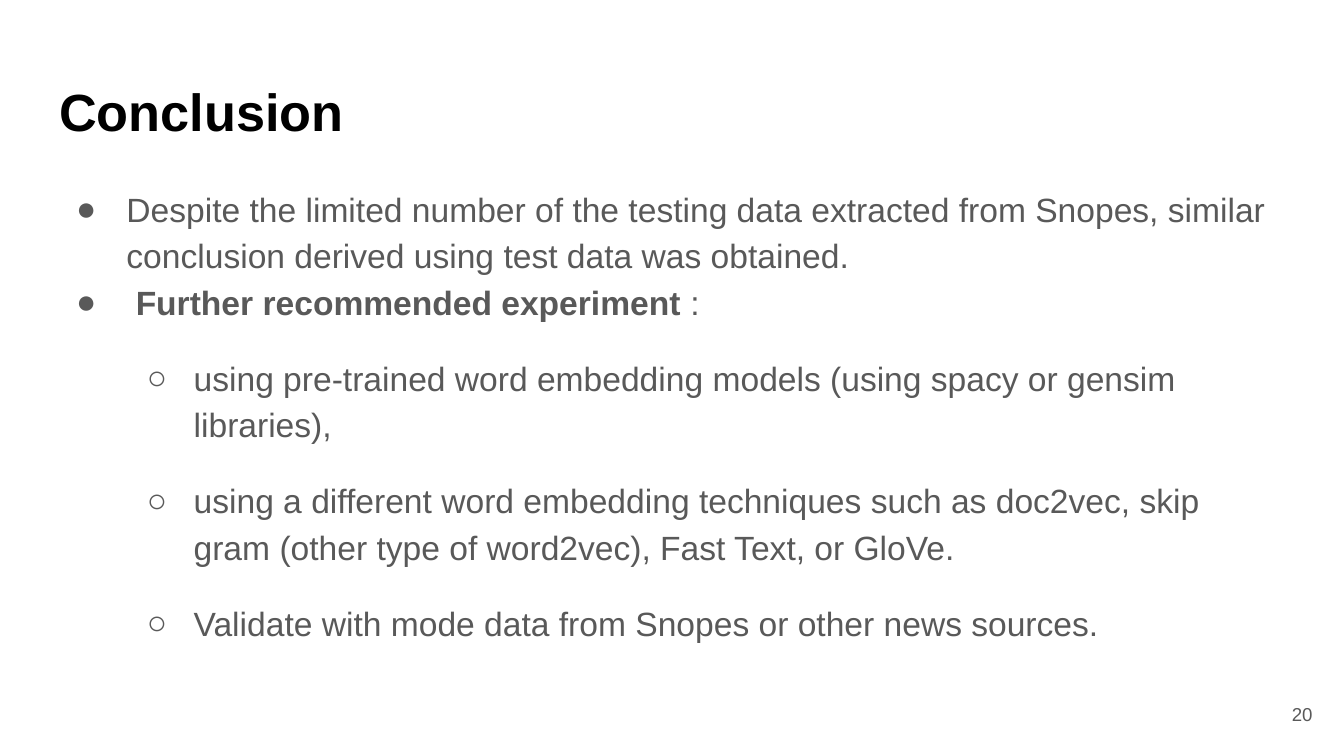
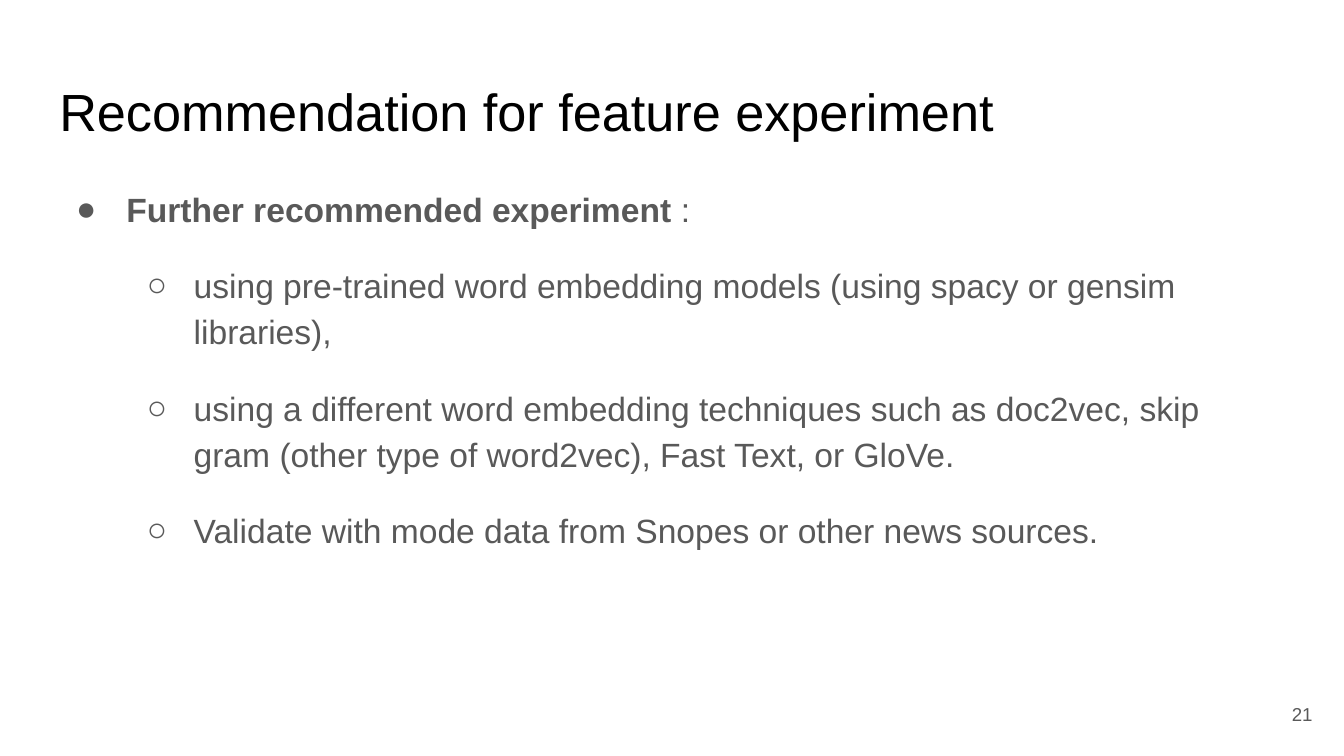
Before and after one commit to mgayalew/SpringBoard, a slide deck: slide 21 of Capstone project_2/Capstone project-2 final presentation.pptx (slide 20 before the commit). Drawn at 1344x756 pixels with LibreOffice and Linux fonts; fonts in the diff are those of the drawing. Boxes give left, top, right and bottom in pixels: in the first picture for what was removed or moved away, otherwise in the second. Text is boxed around its words. In the diff, an @@ line names an element or a change of style, - is before the commit and + after.

```diff
--- a/Capstone project_2/Capstone project-2 final presentation.pptx
+++ b/Capstone project_2/Capstone project-2 final presentation.pptx
@@ title at <box>59,93,993,141</box>: text changed; bold off @@
-Conclusion
+Recommendation for feature experiment
@@ text at <box>126,197,1265,274</box>: paragraph removed @@
-● Despite the limited number of the testing data extracted from Snopes, similar conclusion derived using test data was obtained.
@@ page number at <box>1292,708,1313,721</box>: text changed @@
-20
+21
```
Also in this commit, not shown: 7 other slides changed, 1 slide added.
